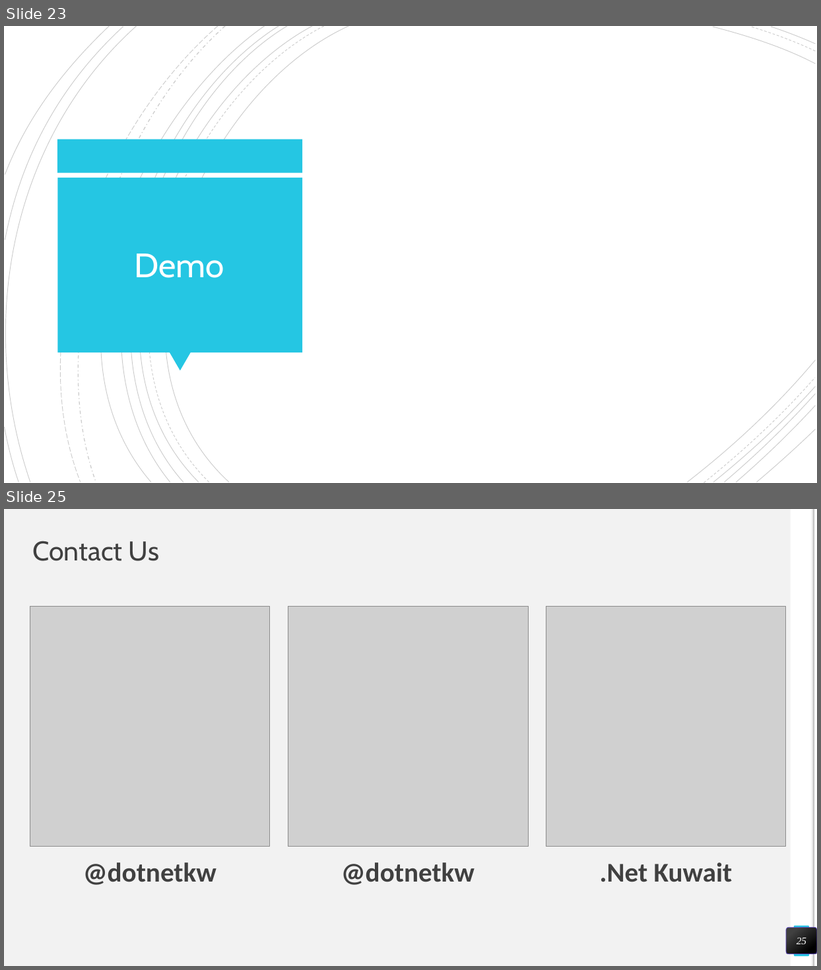
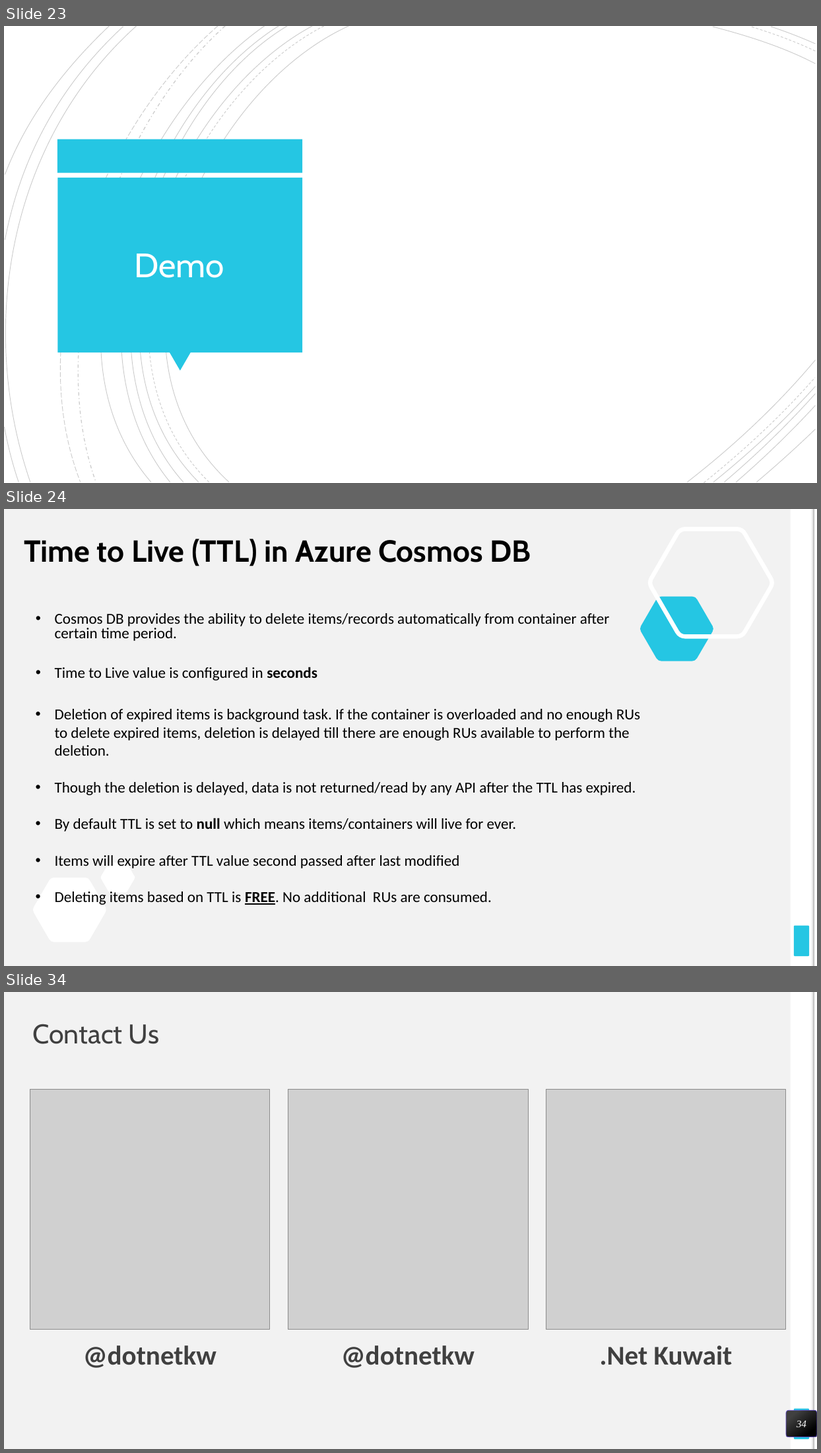
Before and after one commit to miroprocessor/azure-kuwait, a slide deck: 4- Intro to Azure Cosmos DB/Intro to Azure Cosmos DB.pptx. Shown one above the other, each under a label of ours: slides 23 and 25 before the commit, slides 23, 24 and 34 after it; the slides between them are not shown. The pictures are 821x970 and 821x1453 pixels, drawn with LibreOffice and Linux fonts; fonts in the diff are those of the drawing; grey boxes stand for pictures. Boxes give left, top, right and bottom in pixels: in the first picture for what was removed or moved away, otherwise in the second. Text is boxed around its words. In the diff, an @@ line names an element or a change of style, - is before the commit and + after.

```diff
--- a/4- Intro to Azure Cosmos DB/Intro to Azure Cosmos DB.pptx
+++ b/4- Intro to Azure Cosmos DB/Intro to Azure Cosmos DB.pptx
@@ slide 24 added at [4, 509, 817, 966], background #F2F2F2; not listed: 5 template elements that a slide beside it also shows @@
@@ title added at [24, 539, 531, 566], 36 pt, text #000000, bold @@
+Time to Live (TTL) in Azure Cosmos DB
@@ freeform shape added at [650, 529, 773, 636], outline #FFFFFF 5 pt @@
@@ freeform shape added at [640, 597, 714, 661], fill #25C6E3 @@
@@ text added at [55, 613, 640, 905], 18 pt, text #000000 @@
+  • Cosmos DB provides the ability to delete items/records automatically from container after certain time period.
+  • Time to Live value is configured in seconds
+  • Deletion of expired items is background task. If the container is overloaded and no enough RUs to delete expired items, deletion is delayed till there are enough RUs available to perform the deletion.
+  • Though the deletion is delayed, data is not returned/read by any API after the TTL has expired.
+  • By default TTL is set to null which means items/containers will live for ever.
+  • Items will expire after TTL value second passed after last modified
+  • Deleting items based on TTL is FREE. No additional RUs are consumed.
@@ freeform shape added at [101, 863, 135, 892], fill #FFFFFF @@
@@ freeform shape added at [32, 878, 106, 943], fill #FFFFFF @@
@@ what was slide 25 is now slide 34 @@
@@ page number at [797, 1421, 807, 1428]: text changed @@
-25
+34
```
Also in this commit, not shown: 2 slides changed, 8 other slides added, 2 other files.
